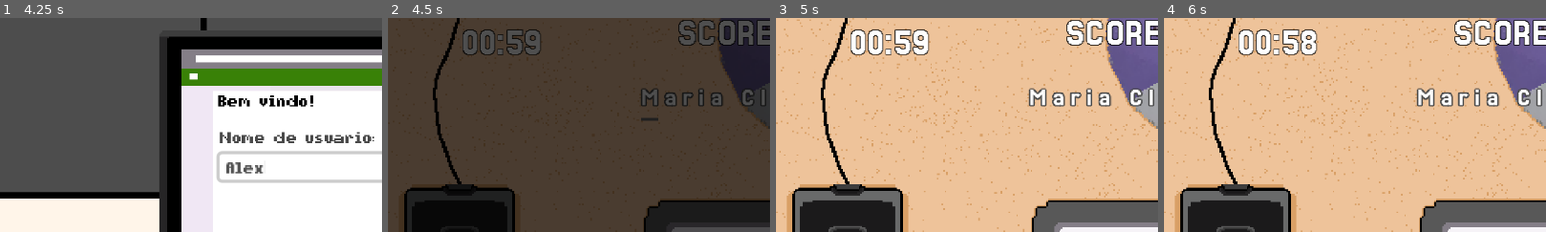
Above: before the commit, frames 1-4 (left to right).
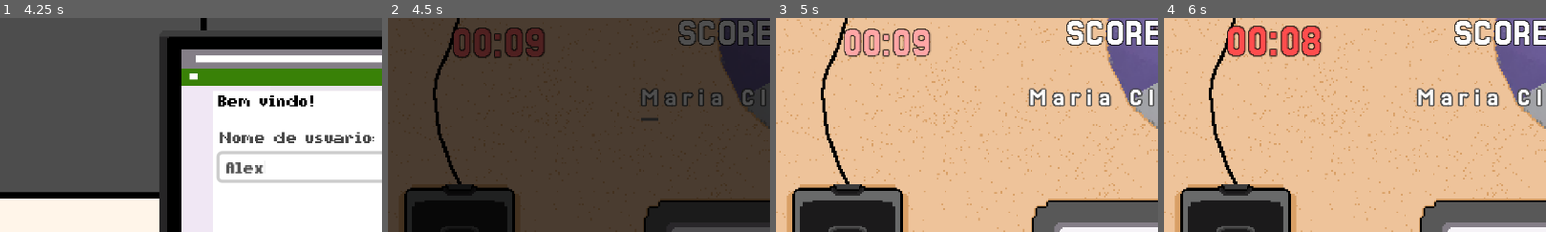
Above: after the commit, the same moments.

Repository: bianca-bezerra/CINExpress
Game: Godot game, scene res://scenes/levels/menu_scene.tscn
Same seed, same stepped clock (60 frames per second), same inputs: the game is played once before the commit and once after it.
Inputs (mouse positions are % of the whole screen's width and height, from its top left):
- Up to frame 1 (4.25 s): click "JOGAR" at 0.5 s; click (51, 39) at 1.27 s; type "Alex" at 1.35 s; click "Voltar" at 2 s; click "Voltar" at 2.75 s; click "Voltar" at 3.5 s
- Up to frame 2 (4.5 s): tap Enter at 4.25 s; tap Space (space) at 4.35 s
- Up to frame 3 (5 s): no input
- Up to frame 4 (6 s): tap Space (space) at 5.1, 5.85 s
The pictures show only the part of the screen within x 0-50%, y 4-54%; the shares and areas given below are measured in that part.

Frame 1 is identical in both runs. In frame 2, 2.5% of the frame differs, in the area x 17-41%, y 4-19%; in frame 3, 2.6%; in frame 4, 3.1%, in the area x 16-42%, y 3-19%.

Commit message:
fix: resolve bug de nao resetar pontuacao

Diff:
--- a/scenes/game_manager.tscn
+++ b/scenes/game_manager.tscn
@@ -6,7 +6,7 @@
 
 [node name="GameManager" type="Node"]
 script = ExtResource("1_hwd4i")
-total_game_duration = 60
+total_game_duration = 10
 
 [node name="GameTimer" type="Timer" parent="."]
 
--- a/scripts/results_screen.gd
+++ b/scripts/results_screen.gd
@@ -83,8 +83,10 @@
 
 
 func _on_retry_game_button_pressed() -> void:
+	_reset_data()
 	GameManager.change_to_username_scene()
 
 
 func _on_menu_button_pressed() -> void:
+	_reset_data()
 	GameManager.change_to_menu_scene()
